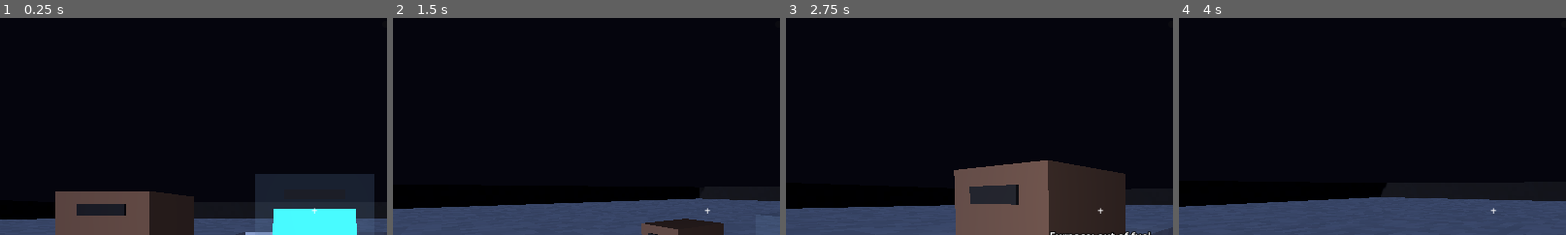
Above: before the commit, frames 1-4 (left to right).
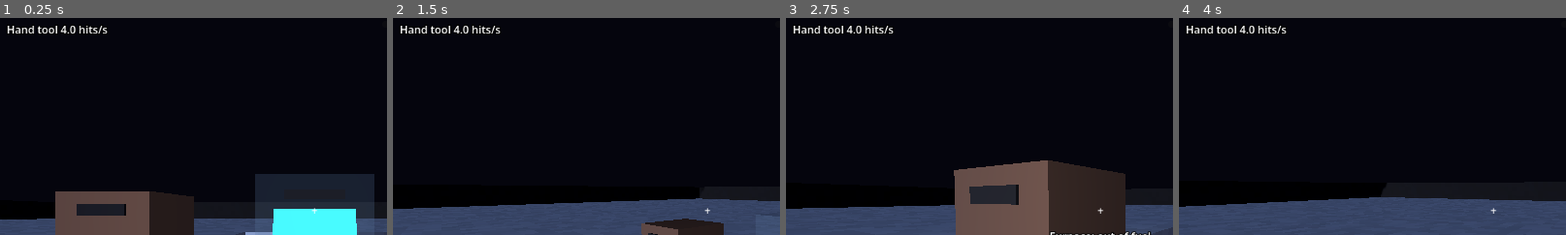
Above: after the commit, the same moments.

Repository: SneakKestrel16/Mininginc
Game: Godot game, scene res://src/main.tscn
Two runs of this game, one before a commit and one after it. Both use one fixed random seed, a clock stepped at 60 frames per second and the inputs below.
Inputs (mouse positions are % of the whole screen's width and height, from its top left):
- Up to frame 1 (0.25 s): no input
- Up to frame 2 (1.5 s): tap Enter at 0.5 s; move the mouse to (72, 45) at 0.52 s; hold D 0.53-1.28 s; tap E at 0.6 s; click (72, 45) at 0.67 s; tap Space at 0.77 s; move the mouse to (45, 50) at 1.27 s; hold W from 1.28 s (still down); tap Q at 1.35 s; click (45, 50) at 1.42 s
- Up to frame 3 (2.75 s): keep holding W; tap Space at 1.52 s; move the mouse to (52, 48) at 2.02 s; tap F at 2.1 s; click (52, 48) at 2.17 s
- Up to frame 4 (4 s): keep holding W; move the mouse to (49, 52) at 2.77 s; tap Ctrl at 2.85 s; click (49, 52) at 2.92 s; tap Space at 3.02, 3.77 s; move the mouse to (57, 51) at 3.52 s; tap L at 3.6 s; click (57, 51) at 3.67 s
The pictures show only the part of the screen within x 9-59%, y 5-55%; the shares and areas given below are measured in that part.

The runs differ from the first frame. In frame 1, 0.5% of the frame differs, in the area x 2-28%, y 3-8%; in frame 2, 0.5%; in frame 3, 0.5%; in frame 4, 0.5%.

Commit message:
feat: story 020 drill power drives the hand tool (heartwake/story-020)

Diff:
--- a/data/world.json
+++ b/data/world.json
@@ -11,6 +11,7 @@
 	"reach": 5.0,
 	"hand_drill_hits_per_second": 4.0,
 	"mouse_sensitivity": 0.0025,
+	"hand_power_bonus": 1.0,
 	"heart_chamber_min": [59, -9, 44],
 	"heart_chamber_max": [69, 0, 54],
 	"drill_build_copper": 3
--- a/src/main.tscn
+++ b/src/main.tscn
@@ -87,8 +87,9 @@
 world = NodePath("../World")
 player = NodePath("../Player")
 
-[node name="Hud" parent="." node_paths=PackedStringArray("economy") instance=ExtResource("15_hud")]
+[node name="Hud" parent="." node_paths=PackedStringArray("economy", "player") instance=ExtResource("15_hud")]
 economy = NodePath("../Economy")
+player = NodePath("../Player")
 
 [node name="Console" type="Node3D" parent="Machines" node_paths=PackedStringArray("economy", "overlay")]
 transform = Transform3D(1, 0, 0, 0, 1, 0, 0, 0, 1, 64.5, 1, 61.5)
@@ -96,10 +97,11 @@
 economy = NodePath("../../Economy")
 overlay = NodePath("../../Overlay")
 
-[node name="Player" parent="." node_paths=PackedStringArray("world", "mine") instance=ExtResource("11_player")]
+[node name="Player" parent="." node_paths=PackedStringArray("world", "mine", "economy") instance=ExtResource("11_player")]
 transform = Transform3D(1, 0, 0, 0, 1, 0, 0, 0, 1, 64.5, 1.1, 64.5)
 world = NodePath("../World")
 mine = NodePath("../Mine")
+economy = NodePath("../Economy")
 
 [node name="Overlay" type="CanvasLayer" parent="." node_paths=PackedStringArray("player")]
 layer = 2
--- a/src/mining/mine.gd
+++ b/src/mining/mine.gd
@@ -48,15 +48,27 @@
 		world.block_broken.connect(_collect)
 
 
-## Shares [param hits] of drill power between the drills still digging; with none placed
-## the power does nothing. Ore they break is collected through the world's signal.
+## Shares [param hits] of drill power between the drills still digging and the hand tool,
+## which always takes one share: with no drills placed it gets all of it. Ore the drills
+## break is collected through the world's signal.
 func dig(hits: float = 1.0) -> void:
-	var working := drills.filter(func(d: AutoDrill) -> bool: return not d.stopped)
+	var working := working_drills()
 	if hits <= 0.0 or working.is_empty():
 		return
 	for drill in working:
-		drill.dig(hits / working.size())
+		drill.dig(hits / (working.size() + 1))
 	changed.emit()
+
+
+## Auto-drills not yet stopped at bedrock.
+func working_drills() -> Array:
+	return drills.filter(func(d: AutoDrill) -> bool: return not d.stopped)
+
+
+## Hits per second drill power adds to the hand tool, out of [param drill_hits_per_second]
+## for all drills: one share among the working drills and the tool.
+func hand_share(drill_hits_per_second: float) -> float:
+	return drill_hits_per_second / (working_drills().size() + 1)
 
 
 ## Spends copper and places an auto-drill on top of block [param at]. Returns the drill,
--- a/src/player/player.gd
+++ b/src/player/player.gd
@@ -9,6 +9,8 @@
 @export var world: VoxelWorld
 ## Where ore goes and auto-drills are placed from.
 @export var mine: Mine
+## Its drill power adds to the hand tool's speed.
+@export var economy: Economy
 
 ## The block under the crosshair within reach, or null.
 var target: Variant = null
@@ -36,6 +38,7 @@
 var _reach: float
 var _drill_rate: float
 var _sensitivity: float
+var _power_bonus: float
 
 @onready var _head: Node3D = $Head
 @onready var _camera: Camera3D = $Head/Camera
@@ -47,7 +50,8 @@
 
 func _ready() -> void:
 	var config = JSON.parse_string(FileAccess.get_file_as_string(CONFIG_PATH))
-	var keys := ["move_speed", "jump_velocity", "gravity", "reach", "hand_drill_hits_per_second", "mouse_sensitivity"]
+	var keys := ["move_speed", "jump_velocity", "gravity", "reach", "hand_drill_hits_per_second", "mouse_sensitivity",
+			"hand_power_bonus"]
 	if not config is Dictionary or not config.has_all(keys):
 		var message := "%s is missing one of %s" % [CONFIG_PATH, ", ".join(keys)]
 		push_error(message)
@@ -60,6 +64,7 @@
 	_reach = config["reach"]
 	_drill_rate = config["hand_drill_hits_per_second"]
 	_sensitivity = config["mouse_sensitivity"]
+	_power_bonus = config["hand_power_bonus"]
 	_marker.top_level = true
 
 
@@ -89,6 +94,12 @@
 					mine.place_drill(target)
 
 
+## Hits per second the hand tool lands: its own rate plus its share of drill power.
+func hand_rate() -> float:
+	var bonus := mine.hand_share(economy.drill_hits_per_second) * _power_bonus if economy else 0.0
+	return _drill_rate + bonus
+
+
 ## Hands control (and the mouse) to the player, or takes it away.
 func set_controls(on: bool) -> void:
 	controls_enabled = on
@@ -116,7 +127,7 @@
 	move_and_slide()
 	_aim()
 	if drilling and target != null:
-		world.hit(target, _drill_rate * delta)
+		world.hit(target, hand_rate() * delta)
 	_show_target()
 	_hint.visible = not controls_enabled and not hint_blocked
 	_prompt.visible = machine != null and controls_enabled
--- a/src/ui/hud.gd
+++ b/src/ui/hud.gd
@@ -9,6 +9,8 @@
 
 ## The economy this HUD reports.
 @export var economy: Economy
+## Whose hand tool speed it shows.
+@export var player: Player
 
 var _line_left := 0.0
 # Spoken lines still to show after the current one, oldest first.
@@ -32,7 +34,7 @@
 	for id in ores:
 		counts.append("%s %d" % [id.capitalize(), ores[id]])
 	_inventory.text = "   ".join(counts)
-	_power.text = "Power %.1f/s" % economy.power_per_second
+	_power.text = "Power %.1f/s   Hand tool %.1f hits/s" % [economy.power_per_second, player.hand_rate()]
 	var heart := economy.heart
 	var count := heart.stages.size()
 	var stage_name: String = "asleep" if heart.stage == 0 else heart.current()["name"]
--- a/src/ui/power_panel.gd
+++ b/src/ui/power_panel.gd
@@ -29,4 +29,6 @@
 		economy.power_per_second * (1.0 - split.heart_share),
 		economy.power_per_second * split.heart_share,
 	]
-	_drill_label.text = "Drill speed: %.2f hits/s" % economy.drill_hits_per_second
+	var drills := economy.mine.working_drills().size()
+	_drill_label.text = "Drill power: %.2f hits/s, shared by your hand tool%s" % [economy.drill_hits_per_second,
+			"" if drills == 0 else " and %d auto-drill%s" % [drills, "" if drills == 1 else "s"]]
--- a/tests/unit/heartwake/auto_drill_check.gd
+++ b/tests/unit/heartwake/auto_drill_check.gd
@@ -11,12 +11,14 @@
 	failures += _check(a.ores.values().all(func(n: int) -> bool: return n == 0) and a.shaft.depth == 0,
 			"no drills: drill power does nothing, and the old shaft is not dug")
 	failures += _check(a.place_drill(Vector3i(20, 0, 20)) == null, "a drill needs copper")
+	failures += _check(a.hand_share(6.0) == 6.0, "no drills: all drill power goes to the hand tool")
 
 	a.ores["copper"] = a.drill_cost * 2
 	var first := a.place_drill(Vector3i(20, 0, 20))
 	failures += _check(first != null and a.ores["copper"] == a.drill_cost and a.place_drill(Vector3i(20, 0, 20)) == null,
 			"placing costs copper; one drill per column")
 	var second := a.place_drill(Vector3i(30, 0, 30))
+	failures += _check(a.hand_share(6.0) == 2.0, "two drills: the hand tool takes one share of three")
 	a.dig(40.0)
 	failures += _check(first.depth_y < 0 and second.depth_y < 0 and absi(first.depth_y - second.depth_y) <= 2,
 			"drill power is shared between the drills (%d, %d)" % [first.depth_y, second.depth_y])
Binary file added: production/qa/evidence/story-020-hand-tool-power/panel.png
Not shown, added: production/qa/evidence/story-020-hand-tool-power/stamp.txt
Not shown, changed: production/epics/heartwake/story-020-hand-tool-power.md
